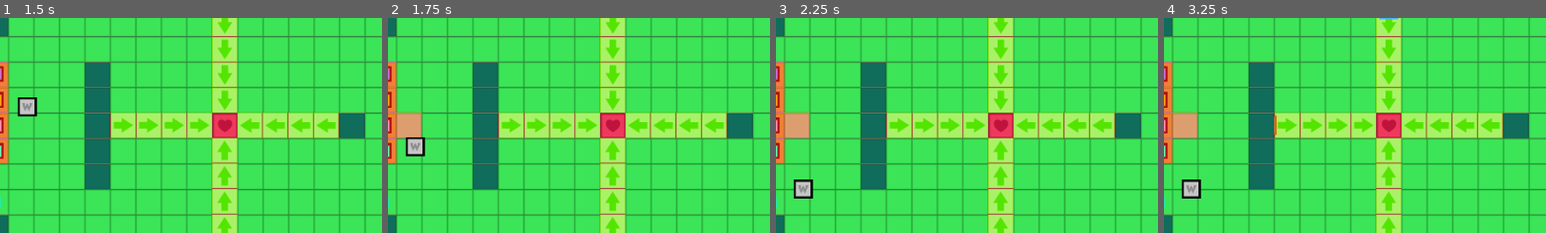
Above: before the commit, frames 1-4 (left to right).
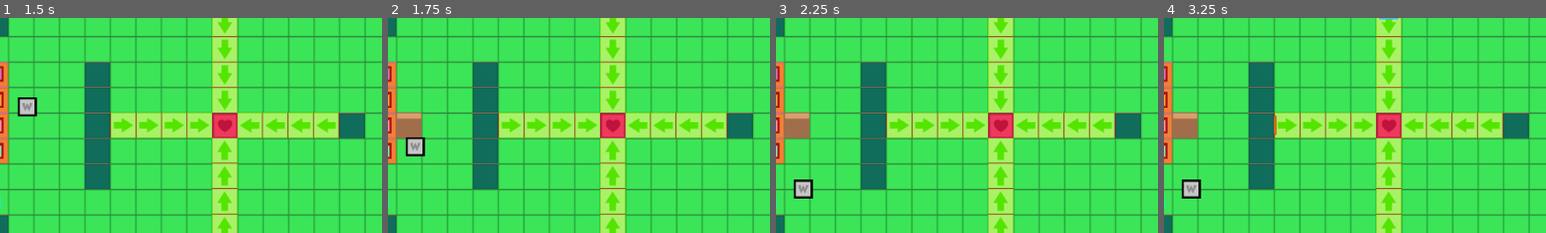
Above: after the commit, the same moments.

Repository: stirs1/wizardfarmer
Game: Godot game, scene res://main.tscn
The game is run twice, just before and just after one commit, with the same random seed, the same clock (stepped at 60 frames per second) and the same inputs.
Inputs (mouse positions are % of the whole screen's width and height, from its top left):
- Up to frame 1 (1.5 s): tap Enter at 0.5 s; hold Right (move_right) 0.53-1.28 s; tap T (till) at 0.6 s; tap 1 (start) at 1.25 s; hold Down (move_down) from 1.28 s (still down); tap P (pick_place) at 1.35 s
- Up to frame 2 (1.75 s): keep holding Down (move_down); tap T (till) at 1.55 s
- Up to frame 3 (2.25 s): release Down (move_down) at 2 s; click (88, 45) at 2 s
- Up to frame 4 (3.25 s): click (85, 45) at 2.75 s
The pictures show only the part of the screen within x 22-72%, y 31-81%; the shares and areas given below are measured in that part.

Frame 1 is identical in both runs. In frame 2, 0.7% of the frame differs, in the area x 2-9%, y 43-57%; in frame 3, 0.7%; in frame 4, 0.7%.

Commit message:
added 4 water levels

Diff:
--- a/Tilling.gd
+++ b/Tilling.gd
@@ -35,6 +35,7 @@
 	if not position_str in Global.existing_dirt_tiles:
 		if not position_str in Global.no_grow_zones:
 			parent.add_child(dirt)
+			dirt.set_water_level(3)
 			dirt.add_to_group("DirtTiles")
 			Global.existing_dirt_tiles[str(dirt.position)] = true
 
--- a/dirt.gd
+++ b/dirt.gd
@@ -3,17 +3,18 @@
 signal water_state_changed(has_water: bool)
 
 @onready var dirt_sprite = $dirt_sprite
-@export var water_level: int = 4:
-	set(value):
+
+var water_level: int = 4
+
+func set_water_level(new_value: int) -> void:
 		var was_watered: bool = water_level > 0
-		water_level = clampi(value, 0, 4)
+		water_level = clampi(new_value, 0, 4)
 		var is_watered: bool = water_level > 0
 
-		if dirt_sprite:
-			dirt_sprite.frame = water_level
+		dirt_sprite.frame = water_level
 
 		if was_watered != is_watered:
-				water_state_changed.emit(is_watered)
+			water_state_changed.emit(is_watered)
 
 func has_water() -> bool:
 	return water_level > 0
--- a/dirt.tscn
+++ b/dirt.tscn
@@ -30,7 +30,7 @@
 "texture": ExtResource("5_8xc1b")
 }],
 "loop": true,
-"name": &"dirt_water",
+"name": &"default",
 "speed": 0.0
 }]
 
@@ -42,8 +42,6 @@
 
 [node name="dirt_sprite" type="AnimatedSprite2D" parent="."]
 sprite_frames = SubResource("SpriteFrames_0wbpc")
-animation = &"dirt_water"
-frame_progress = 0.333354
 
 [node name="CollisionShape2D" type="CollisionShape2D" parent="."]
 shape = SubResource("RectangleShape2D_dwuat")
